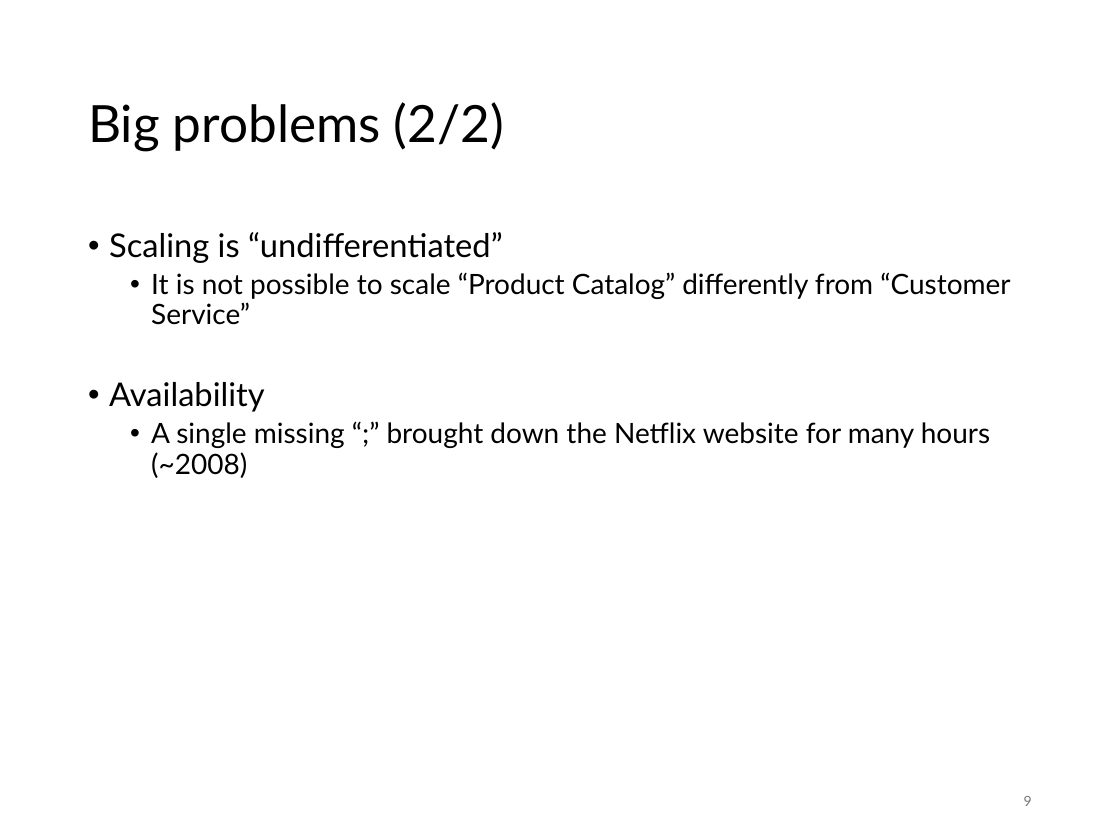
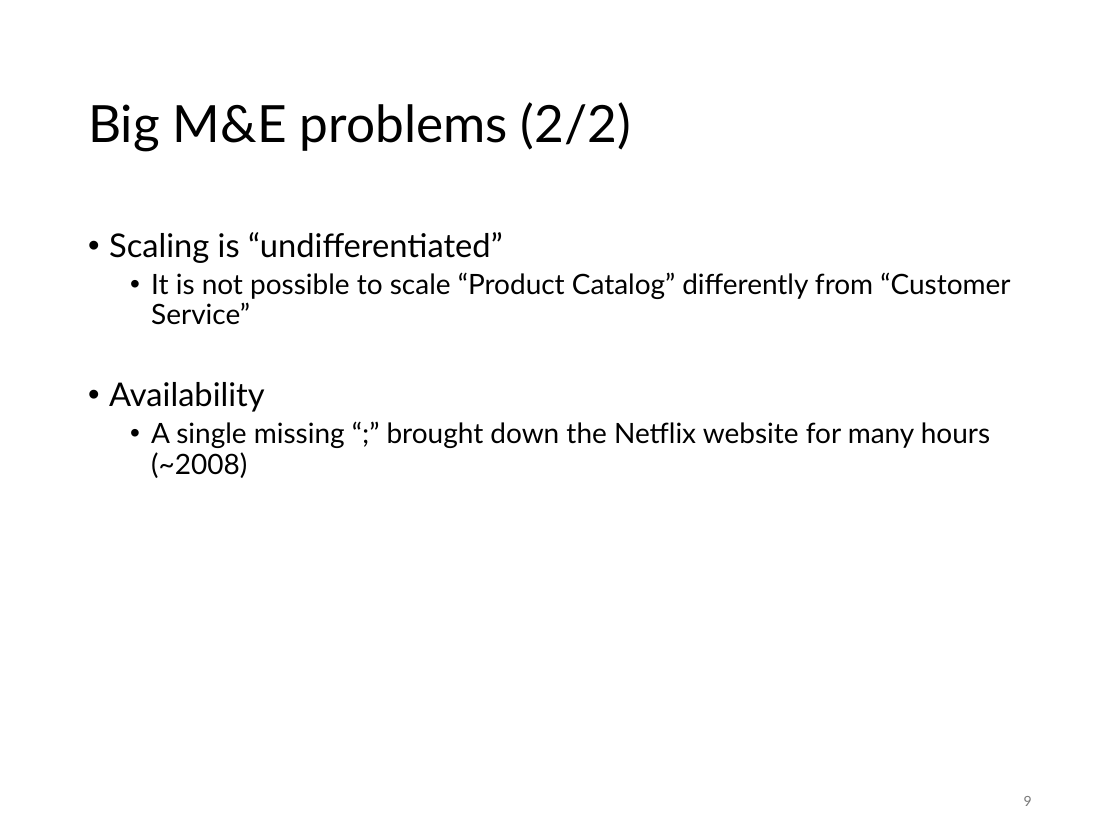
Before and after one commit to SannioEvolution/Material, a slide deck: slide 9 of 20 - Orchestration and AIOps.pptx. Drawn at 1120x840 pixels with LibreOffice and Linux fonts; fonts in the diff are those of the drawing. Boxes give left, top, right and bottom in pixels: in the first picture for what was removed or moved away, otherwise in the second. Text is boxed around its words. In the diff, an @@ line names an element or a change of style, - is before the commit and + after.

```diff
--- a/20 - Orchestration and AIOps.pptx
+++ b/20 - Orchestration and AIOps.pptx
@@ title at box(88, 102, 631, 152): text changed @@
-Big problems (2/2)
+Big M&E problems (2/2)
```
Also in this commit, not shown: 12 other slides changed, 6 slides added, 1 slide removed, 1 other file.
